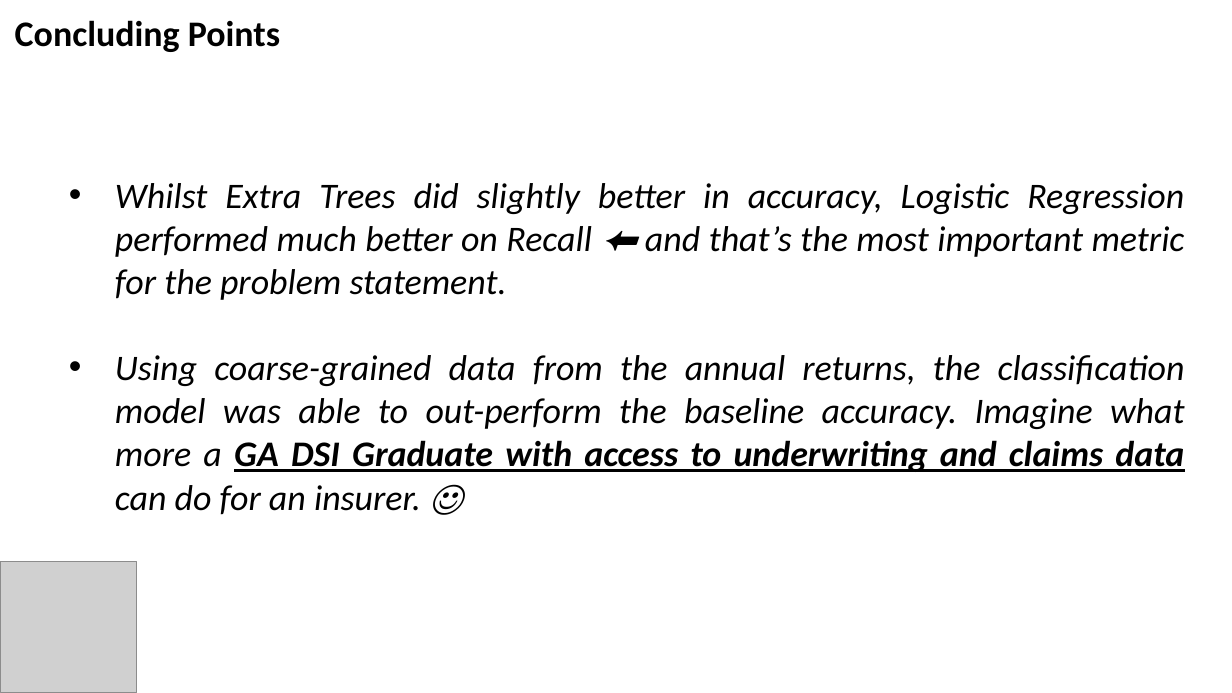
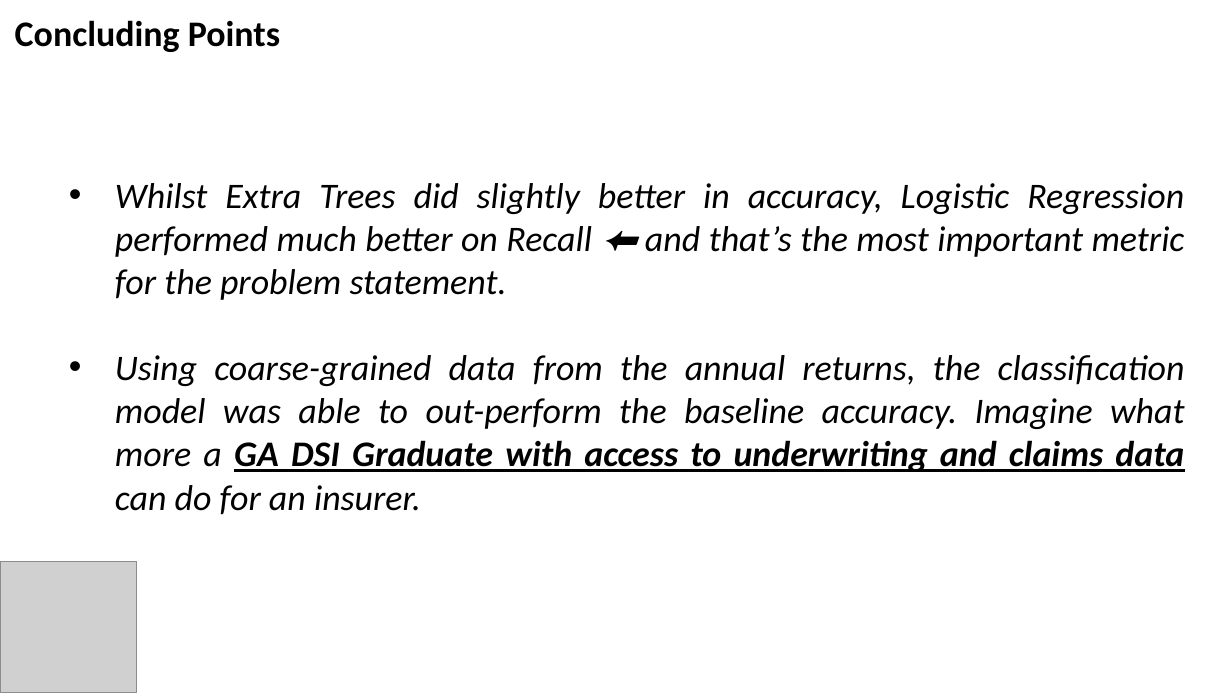
Before and after one commit to irwinwei73/GA-DSI-Capstone, a slide deck: slide 19 of Capstone_Final_Presentation.pptx (slide 18 before the commit). Drawn at 1232x693 pixels with LibreOffice and Linux fonts; fonts in the diff are those of the drawing; grey boxes stand for pictures. Boxes give left, top, right and bottom in pixels: in the first picture for what was removed or moved away, otherwise in the second. Text is boxed around its words. In the diff, an @@ line names an element or a change of style, - is before the commit and + after.

```diff
--- a/Capstone_Final_Presentation.pptx
+++ b/Capstone_Final_Presentation.pptx
@@ text at box(115, 355, 1185, 515): text changed @@
-• Using coarse-grained data from the annual returns, the classification model was able to out-perform the baseline accuracy. Imagine what more a GA DSI Graduate with access to underwriting and claims data can do for an insurer. ☺
+• Using coarse-grained data from the annual returns, the classification model was able to out-perform the baseline accuracy. Imagine what more a GA DSI Graduate with access to underwriting and claims data can do for an insurer.
```
Also in this commit, not shown: 7 other slides changed, 2 slides added, 1 slide removed.
